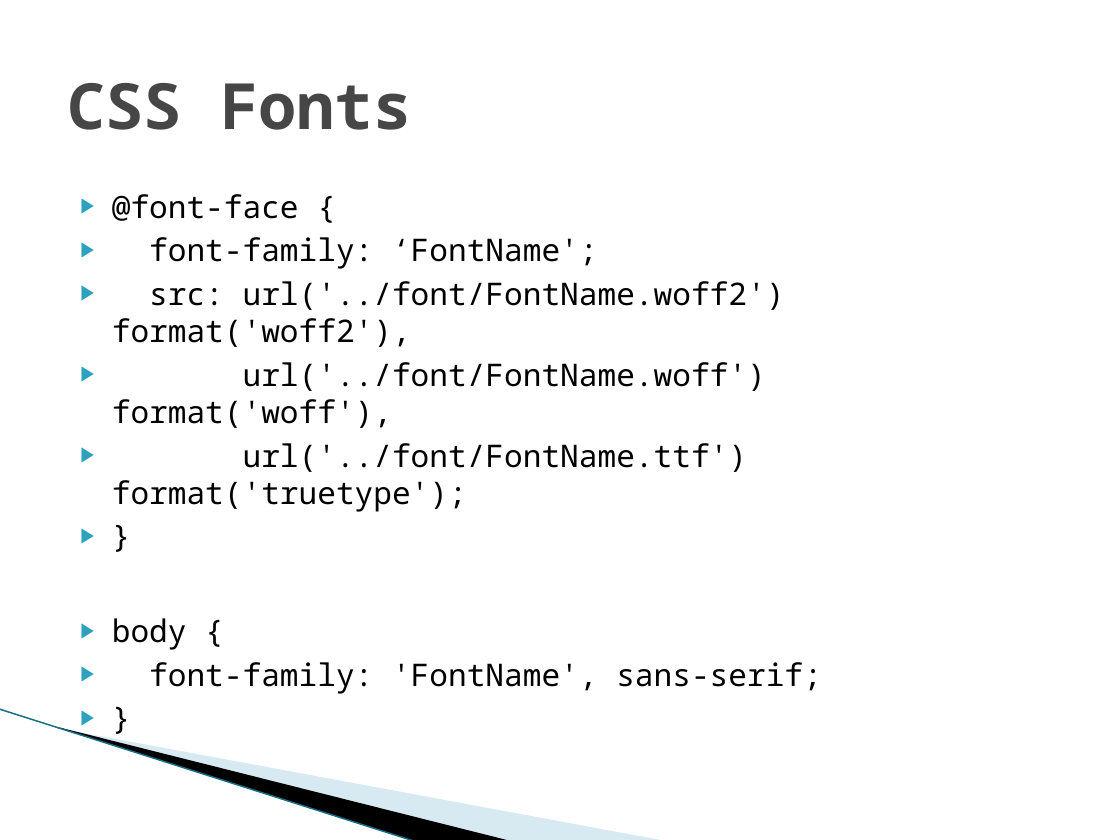
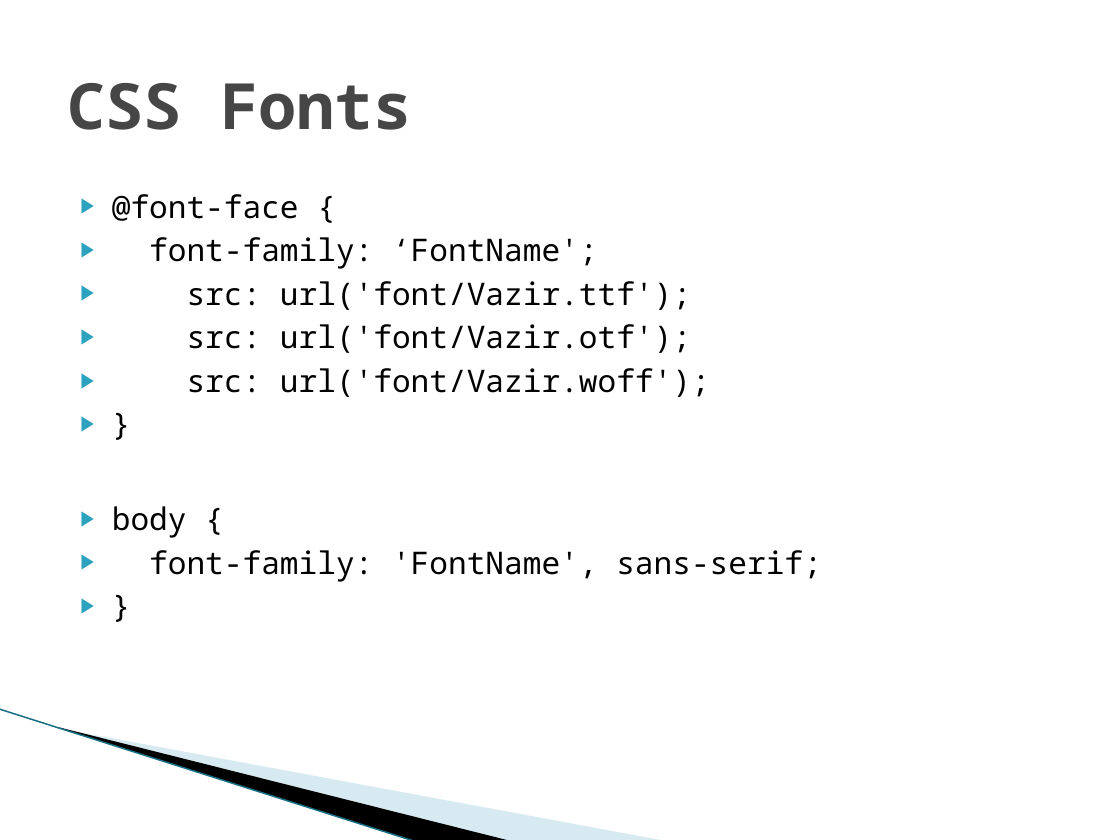
Before and after one commit to omidshayan/HTML-CSS-learn-ghalib-course1, a slide deck: slide 14 of css 1.pptx. Drawn at 1120x840 pixels with LibreOffice and Linux fonts; fonts in the diff are those of the drawing; background and template pictures are left out. Boxes give left, top, right and bottom in pixels: in the first picture for what was removed or moved away, otherwise in the second. Text is boxed around its words. In the diff, an @@ line names an element or a change of style, - is before the commit and + after.

```diff
--- a/css 1.pptx
+++ b/css 1.pptx
@@ text at (187, 281, 710, 397): text changed @@
-▶ src: url('../font/FontName.woff2') format('woff2'),
-▶ url('../font/FontName.woff') format('woff'),
-▶ url('../font/FontName.ttf') format('truetype');
+▶ src: url('font/Vazir.ttf');
+▶ src: url('font/Vazir.otf');
+▶ src: url('font/Vazir.woff');
```
Also in this commit, not shown: 1 other slide changed, 7 other files.
